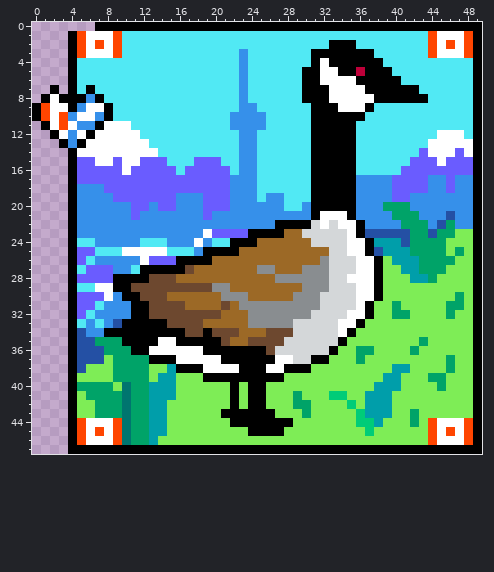
A pixel-art sprite gets an edit: outputs/goose2.full.png. That is the earlier state.
The file is 50x48 pixels.
Once edited:
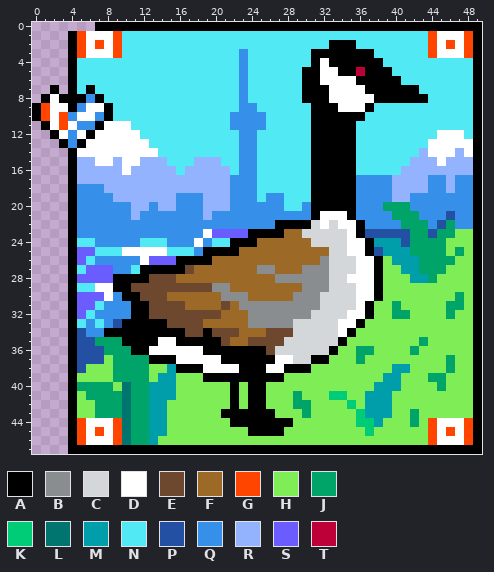
Palette (. is transparent): A #000000  B #898d90  C #d4d7d9  D #ffffff  E #6d482f  F #9c6926  G #ff4500  H #7eed56  J #00a368  K #00cc78  L #00756f  M #009eaa  N #51e9f4  P #2450a4  Q #3690ea  R #94b3ff  S #6a5cff  T #be0039
Commit message: Fixed color palette Cleaned up old goose
Difference:
{"y":14,"x":43,"old":"S","new":"R"}
{"y":14,"x":47,"old":"S","new":"R"}
{"y":15,"x":5,"old":"SS","new":"RR"}
{"y":15,"x":9,"old":"S","new":"R"}
{"y":15,"x":12,"old":"SSS","new":"RRR"}
{"y":15,"x":18,"old":"SSS","new":"RRR"}
{"y":15,"x":42,"old":"SSS","new":"RRR"}
{"y":15,"x":46,"old":"SSS","new":"RRR"}
{"y":16,"x":5,"old":"SSSSS","new":"RRRRR"}
{"y":16,"x":11,"old":"SSSSS","new":"RRRRR"}
{"y":16,"x":17,"old":"SSSSS","new":"RRRRR"}
{"y":16,"x":41,"old":"SSSSSSSS","new":"RRRRRRRR"}
{"y":17,"x":5,"old":"SSSSSSSSSSSSSSSSS","new":"RRRRRRRRRRRRRRRRR"}
{"y":17,"x":40,"old":"SSSS","new":"RRRR"}
{"y":17,"x":46,"old":"S","new":"R"}
{"y":18,"x":8,"old":"SSSSSSSSSSSSSS","new":"RRRRRRRRRRRRRR"}
{"y":18,"x":40,"old":"SSSS","new":"RRRR"}
{"y":18,"x":46,"old":"S","new":"R"}
{"y":19,"x":9,"old":"SSSSSSS","new":"RRRRRRR"}
{"y":19,"x":19,"old":"SSS","new":"RRR"}
{"y":19,"x":40,"old":"SS","new":"RR"}
{"y":20,"x":11,"old":"SS","new":"RR"}
{"y":20,"x":14,"old":"SS","new":"RR"}
{"y":20,"x":19,"old":"SSS","new":"RRR"}
{"y":21,"x":11,"old":"S","new":"R"}
{"y":21,"x":19,"old":"S","new":"R"}
{"label":"changed","picture_box":[392,148,473,202]}
{"label":"changed","picture_box":[77,157,230,220]}
